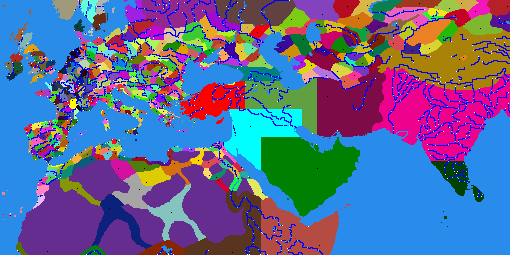
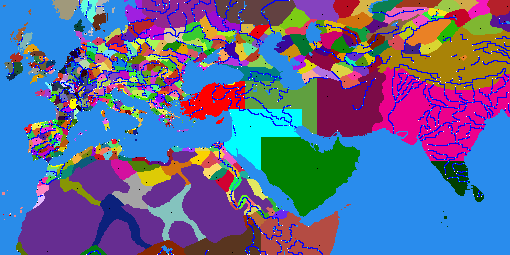
Layered file, before and after one edit (510x255). Changes by layer:
painted on "map_features_transparent" over [233,197,262,225]
painted on "map_regions" over [193,151,298,255]
showed "map_features", painted on it over [193,151,298,255]
